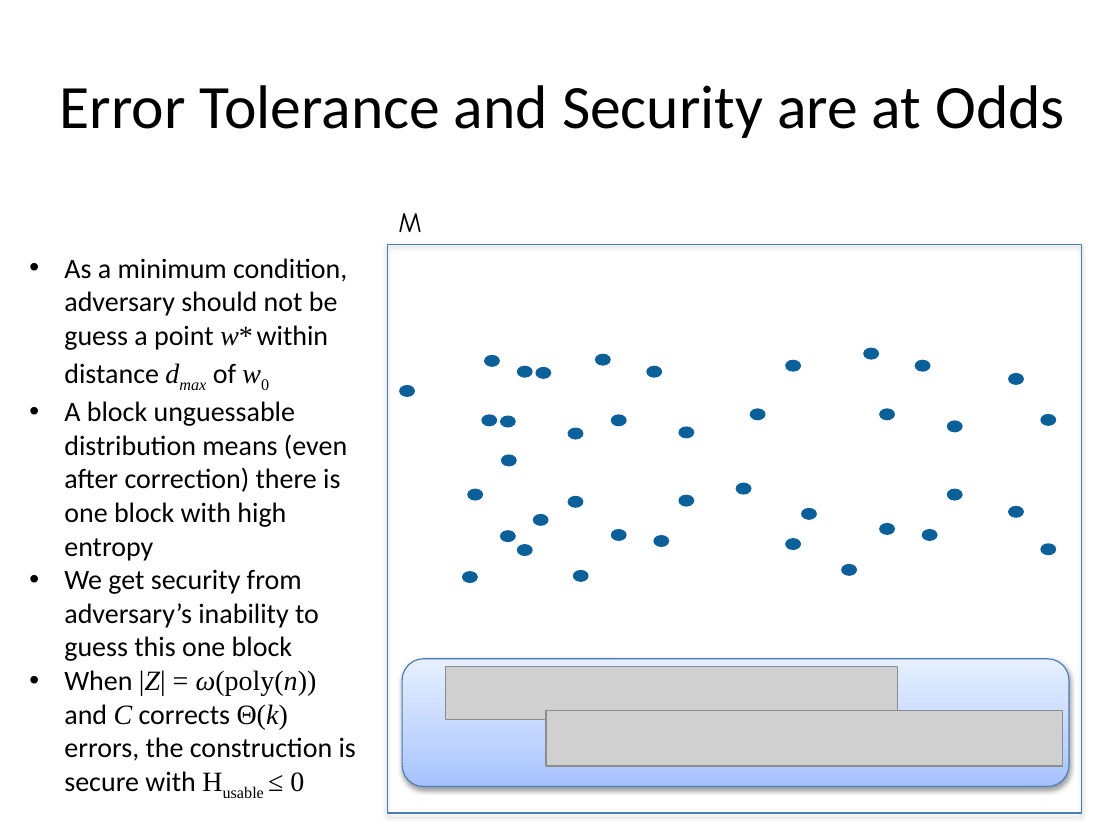
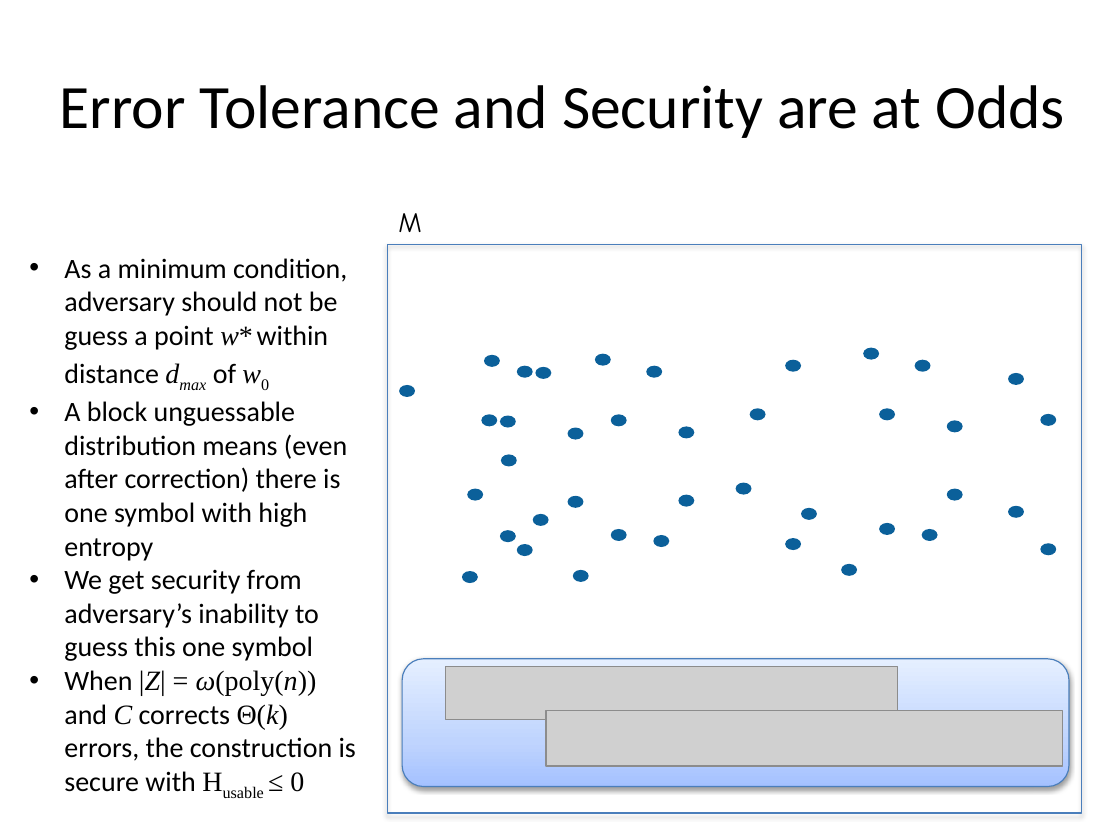
Before and after one commit to xianruimeng/comp-fuzzy-ext, a slide deck: slide 32 of constantRate/KeyDerivationWithNegativeUsable.pptx. Drawn at 1120x840 pixels with LibreOffice and Linux fonts; fonts in the diff are those of the drawing; grey boxes stand for pictures. Boxes give left, top, right and bottom in pixels: in the first picture for what was removed or moved away, otherwise in the second. Text is boxed around its words. In the diff, an @@ line names an element or a change of style, - is before the commit and + after.

Commit message:
working on slides

```diff
--- a/constantRate/KeyDerivationWithNegativeUsable.pptx
+++ b/constantRate/KeyDerivationWithNegativeUsable.pptx
@@ text at (x1=64, y1=401, x2=347, y2=661): text changed @@
-• A block unguessable distribution means (even after correction) there is one block with high entropy
-• We get security from adversary’s inability to guess this one block
+• A block unguessable distribution means (even after correction) there is one symbol with high entropy
+• We get security from adversary’s inability to guess this one symbol
```
Also in this commit, not shown: 28 other slides changed.
